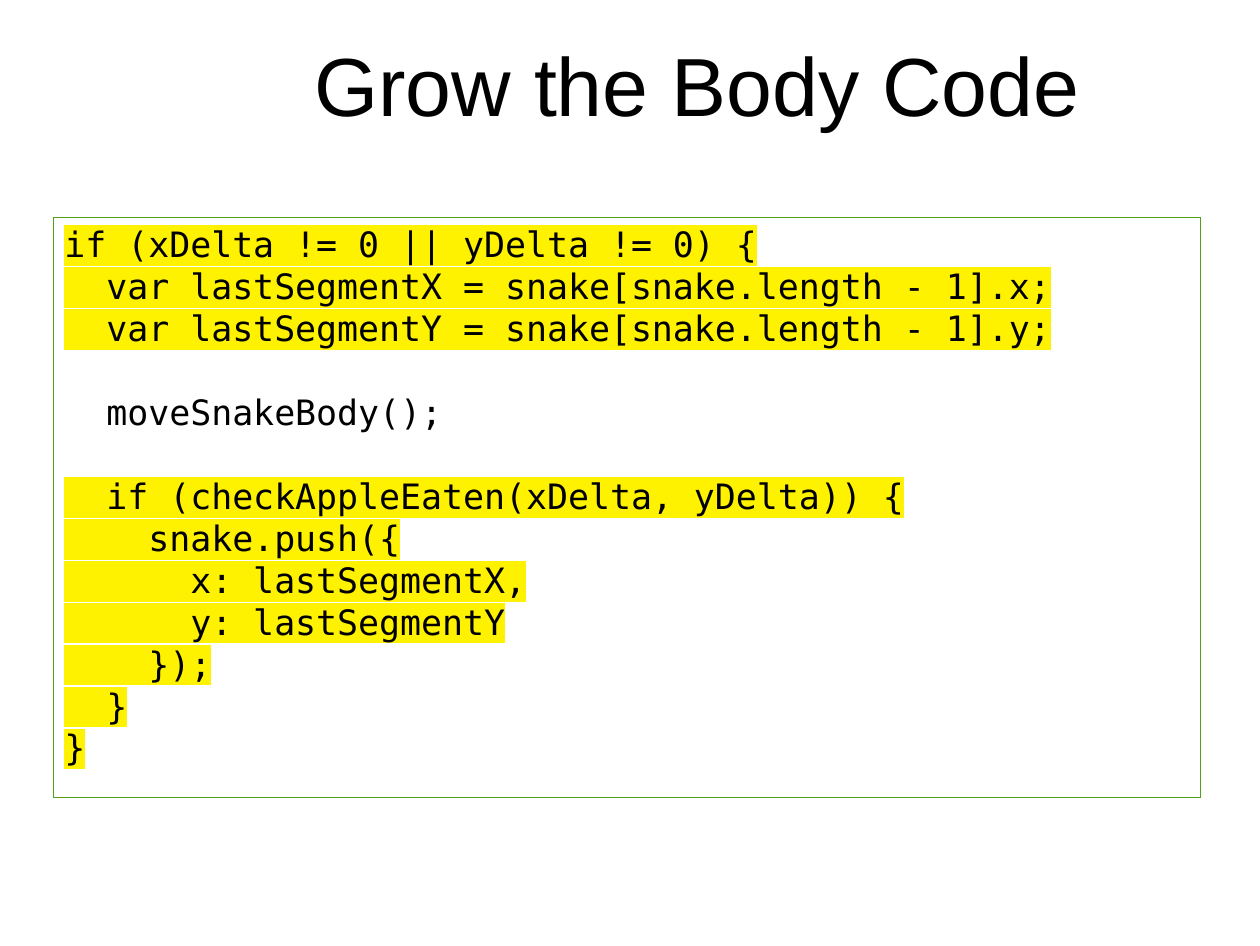
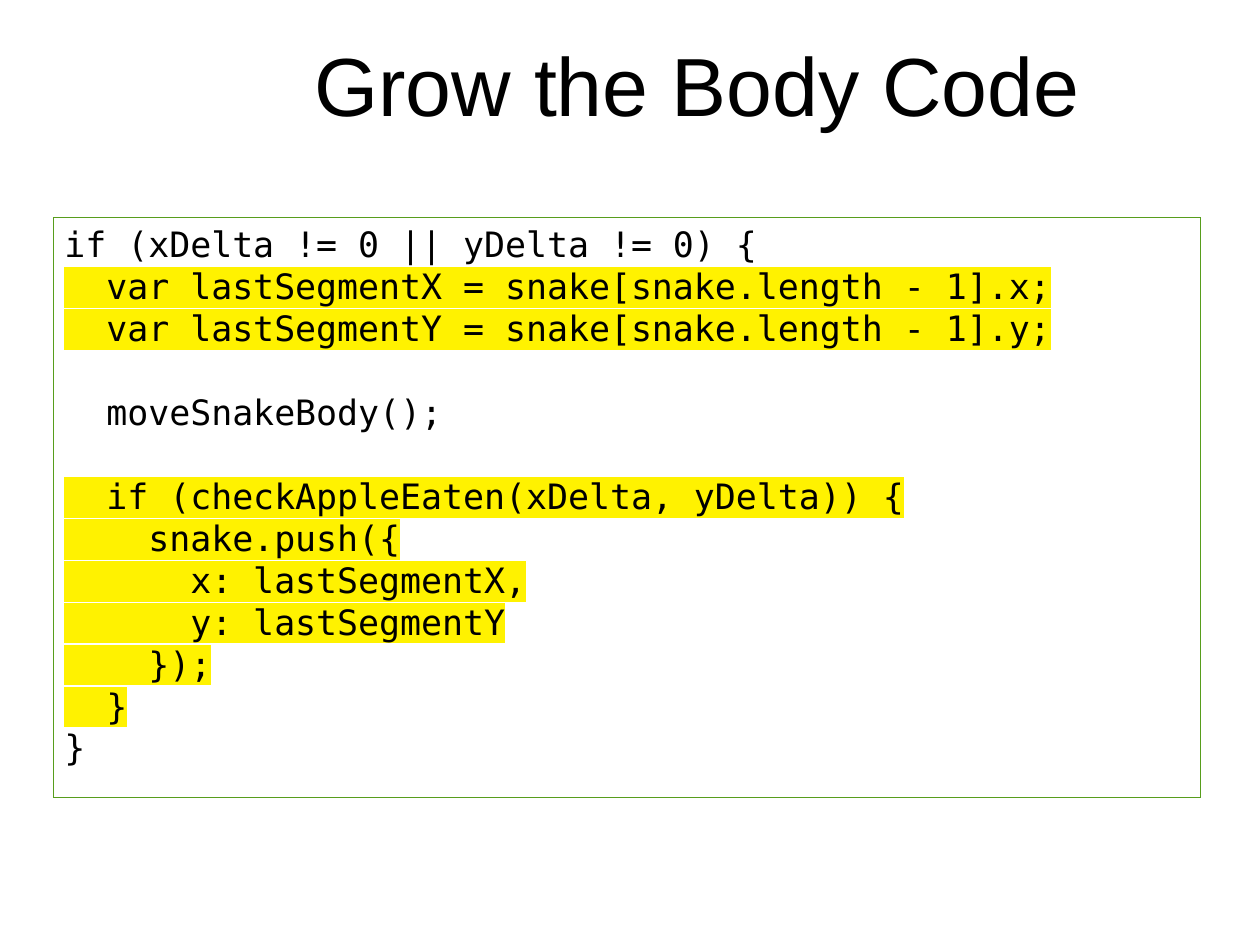
Before and after one commit to originalgrego/Slithers, a slide deck: slide 25 of Slithers - Explorathon 2018.odp (slide 24 before the commit). Drawn at 1260x946 pixels with LibreOffice and Linux fonts; fonts in the diff are those of the drawing; background and template pictures are left out. Boxes give left, top, right and bottom in pixels: in the first picture for what was removed or moved away, otherwise in the second. Text is boxed around its words. In the diff, an @@ line names an element or a change of style, - is before the commit and + after.

```diff
--- a/Slithers - Explorathon 2018.odp
+++ b/Slithers - Explorathon 2018.odp
@@ text in rectangle at <box>64,230,715,265</box>: highlight #FFF200 to none in "if (xDelta != 0 || yDelta != ...", "}" @@
```
Also in this commit, not shown: 16 other slides changed, 2 slides added, 3 other files.
